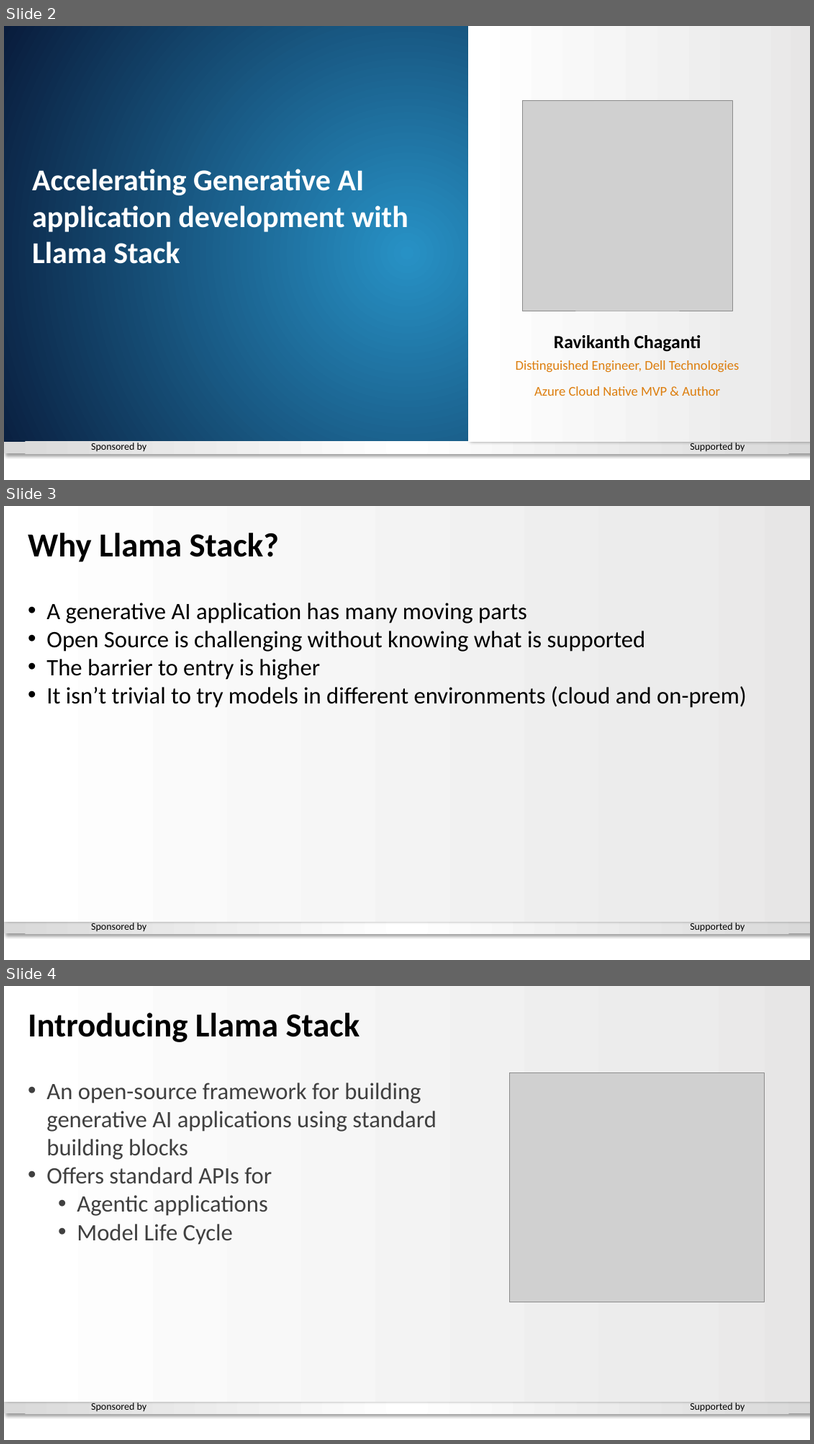
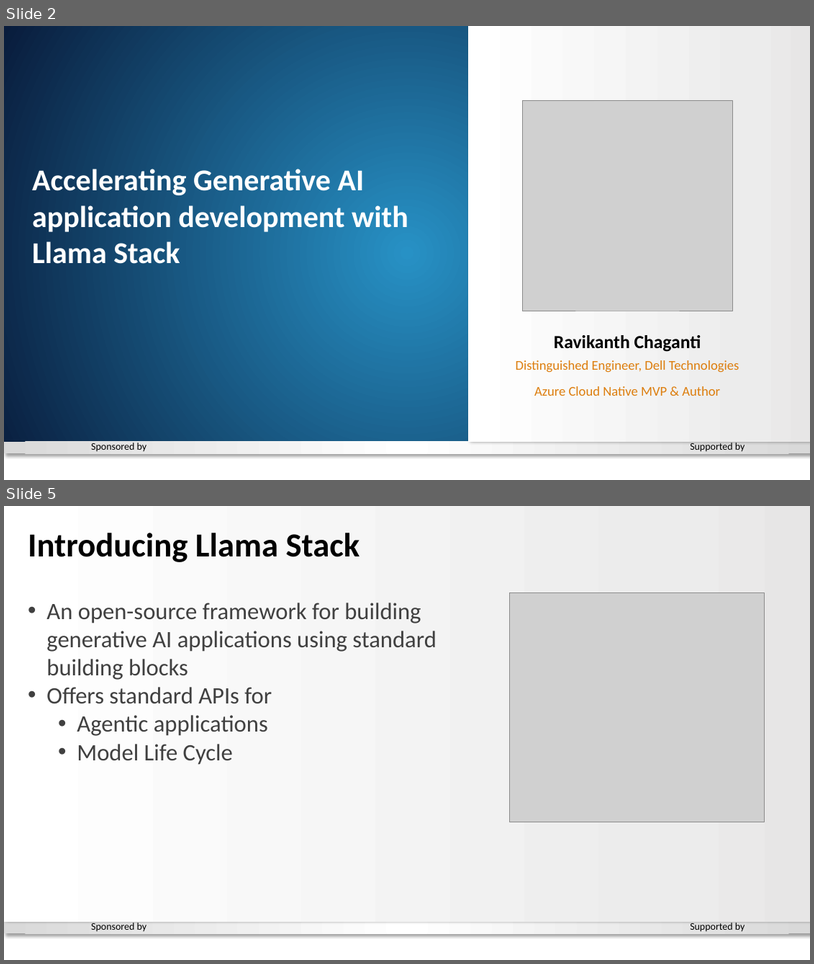
Before and after one commit to rchaganti/Presentations, a slide deck: GA2025-BLR/Global Azure-2025 - Llama Stack.pptx. Shown one above the other, each under a label of ours: slides 2, 3 and 4 before the commit, slides 2 and 5 after it; the slides between them are not shown. The pictures are 814x1444 and 814x964 pixels, drawn with LibreOffice and Linux fonts; fonts in the diff are those of the drawing; grey boxes stand for pictures; background and template pictures are left out. Boxes give left, top, right and bottom in pixels: in the first picture for what was removed or moved away, otherwise in the second. Text is boxed around its words. In the diff, an @@ line names an element or a change of style, - is before the commit and + after.

```diff
--- a/GA2025-BLR/Global Azure-2025 - Llama Stack.pptx
+++ b/GA2025-BLR/Global Azure-2025 - Llama Stack.pptx
@@ slide 3 removed at [4, 506, 810, 960], background gradient #2791C5 to #091C3C; not listed: 5 template elements that a slide beside it also shows @@
@@ text removed at [28, 533, 279, 562] @@
-Why Llama Stack?
@@ text removed at [46, 602, 747, 708] @@
-• A generative AI application has many moving parts
-• Open Source is challenging without knowing what is supported
-• The barrier to entry is higher
-• It isn’t trivial to try models in different environments (cloud and on-prem)
@@ what was slide 4 is now slide 5 @@
```
Also in this commit, not shown: 2 slides added, 1 other slide removed.
